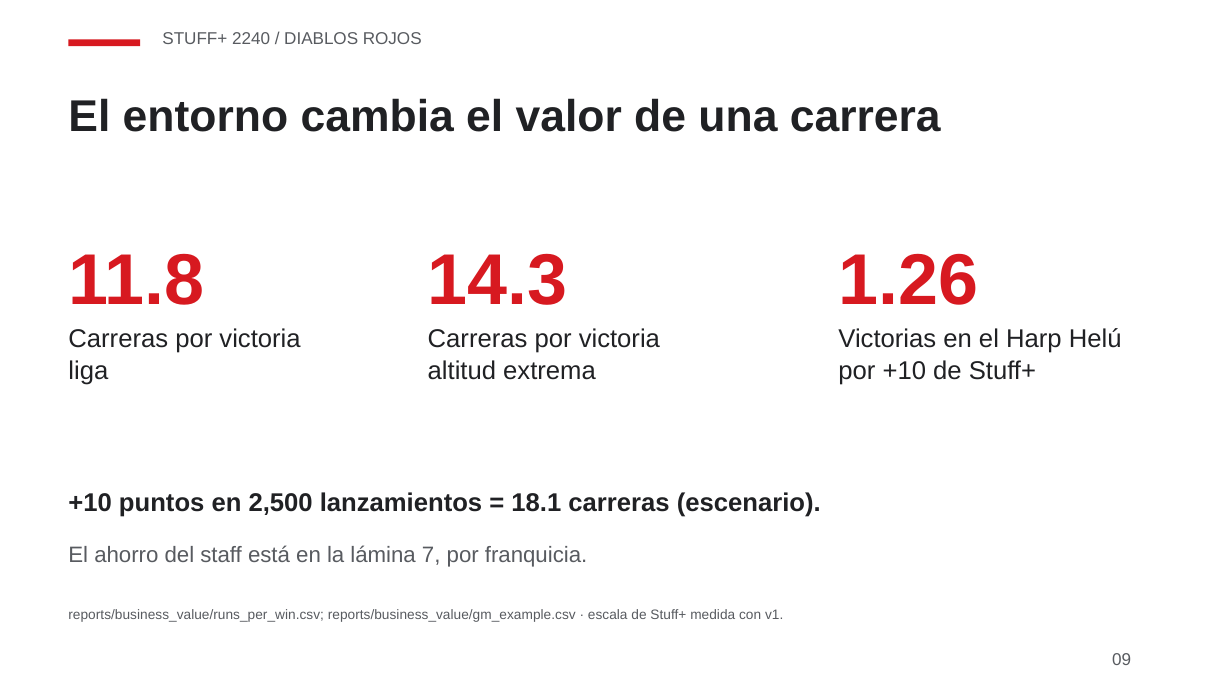
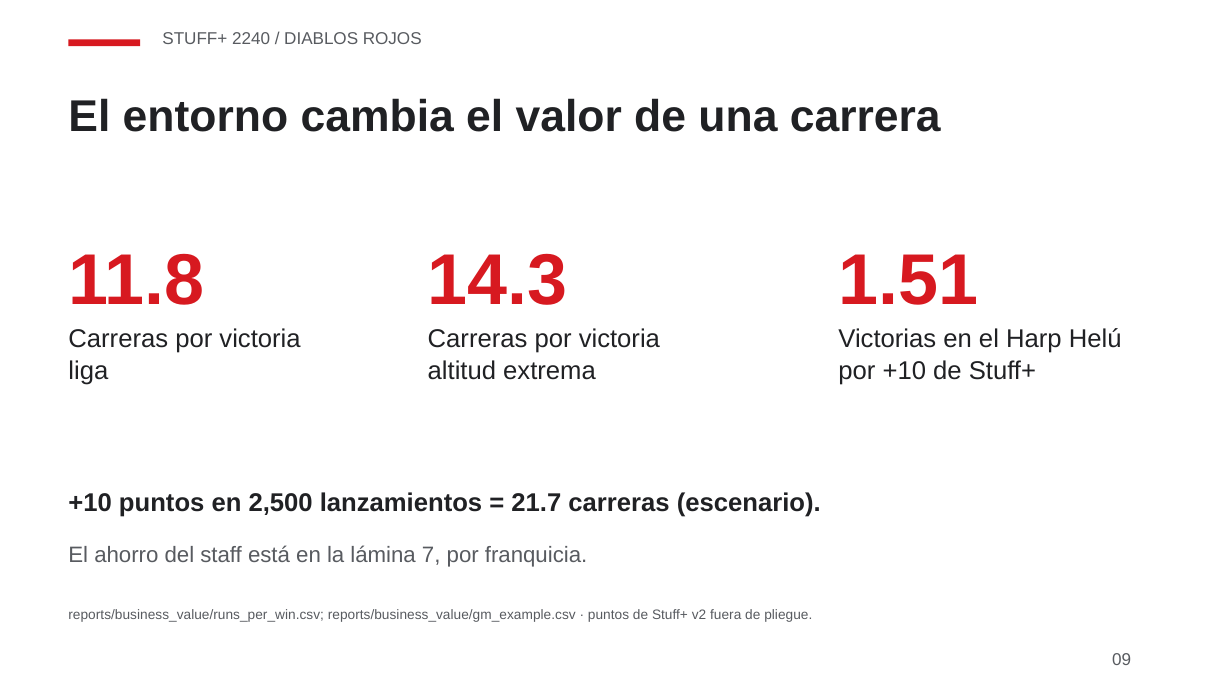
Before and after one commit to JoahanMorales/fuzzy-octo-pancake-DIABLOS-ROJOS-MLB, a slide deck: slide 9 of demo/deck/deck.pptx. Drawn at 1232x693 pixels with LibreOffice and Linux fonts; fonts in the diff are those of the drawing. Boxes give left, top, right and bottom in pixels: in the first picture for what was removed or moved away, otherwise in the second. Text is boxed around its words. In the diff, an @@ line names an element or a change of style, - is before the commit and + after.

Commit message:
HACK-082 (1/2): staff audit re-run with the v2 business conversion and sensitivity (4.5 and 6.5 runs per season, was 3.8/5.5); paper, deck, one-pager and Q&A updated to the v2 business scale (8.68e-4 runs per point, +10 Stuff+ = 1.51 wins, was 1.26); 'escala v1' caveats removed. Recruiting thresholds wait for HACK-083

```diff
--- a/demo/deck/deck.pptx
+++ b/demo/deck/deck.pptx
@@ text at [838,254,978,305]: text changed @@
-1.26
+1.51
@@ text at [68,492,821,517]: text changed @@
-+10 puntos en 2,500 lanzamientos = 18.1 carreras (escenario).
++10 puntos en 2,500 lanzamientos = 21.7 carreras (escenario).
@@ text at [68,609,812,622]: text changed @@
-reports/business_value/runs_per_win.csv; reports/business_value/gm_example.csv · escala de Stuff+ medida con v1.
+reports/business_value/runs_per_win.csv; reports/business_value/gm_example.csv · puntos de Stuff+ v2 fuera de pliegue.
```
Also in this commit, not shown: 1 other slide changed, 14 other files.
